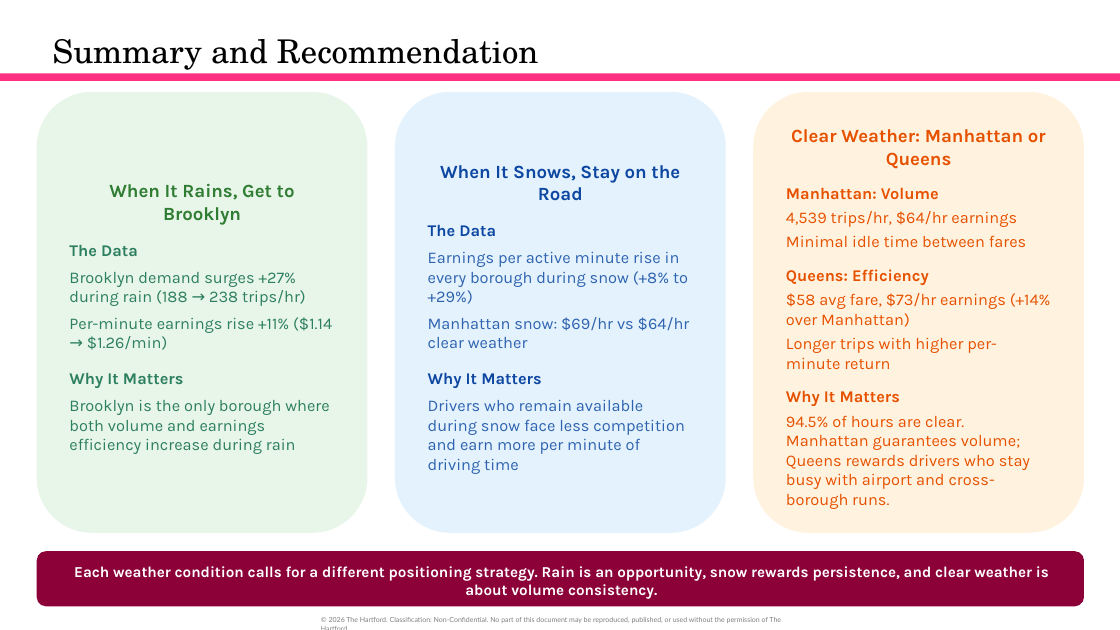
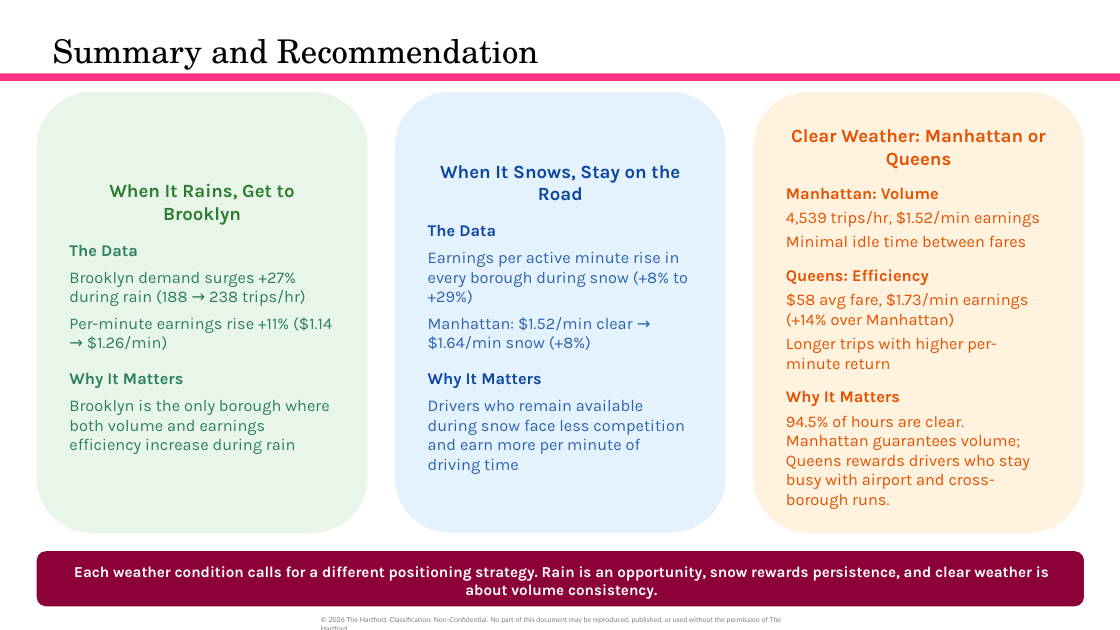
Before and after one commit to orlandojmarin/nyc-taxi-capstone, a slide deck: slide 17 of docs/Capstone_Presentation (10).pptx. Drawn at 1120x630 pixels with LibreOffice and Linux fonts; fonts in the diff are those of the drawing. Boxes give left, top, right and bottom in pixels: in the first picture for what was removed or moved away, otherwise in the second. Text is boxed around its words. In the diff, an @@ line names an element or a change of style, - is before the commit and + after.

```diff
--- a/docs/Capstone_Presentation (10).pptx
+++ b/docs/Capstone_Presentation (10).pptx
@@ text in rounded rectangle at (x1=786, y1=211, x2=1040, y2=227): text changed @@
-4,539 trips/hr, $64/hr earnings
+4,539 trips/hr, $1.52/min earnings
@@ text in rounded rectangle at (x1=786, y1=293, x2=1029, y2=327): text changed @@
-$58 avg fare, $73/hr earnings (+14% over Manhattan)
+$58 avg fare, $1.73/min earnings (+14% over Manhattan)
@@ text in rounded rectangle at (x1=428, y1=317, x2=632, y2=350): text changed @@
-Manhattan snow: $69/hr vs $64/hr clear weather
+Manhattan: $1.52/min clear → $1.64/min snow (+8%)
```
